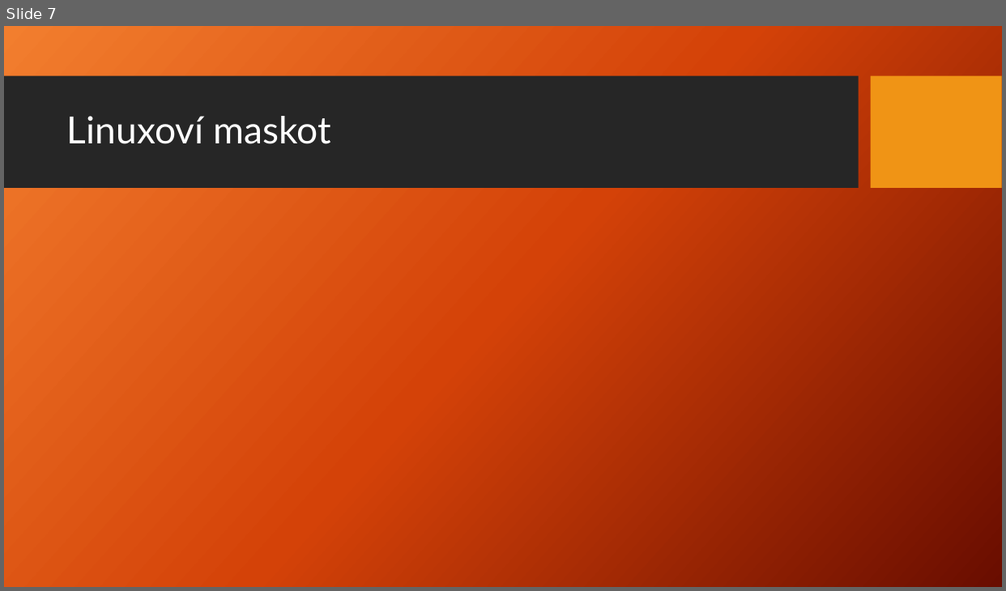
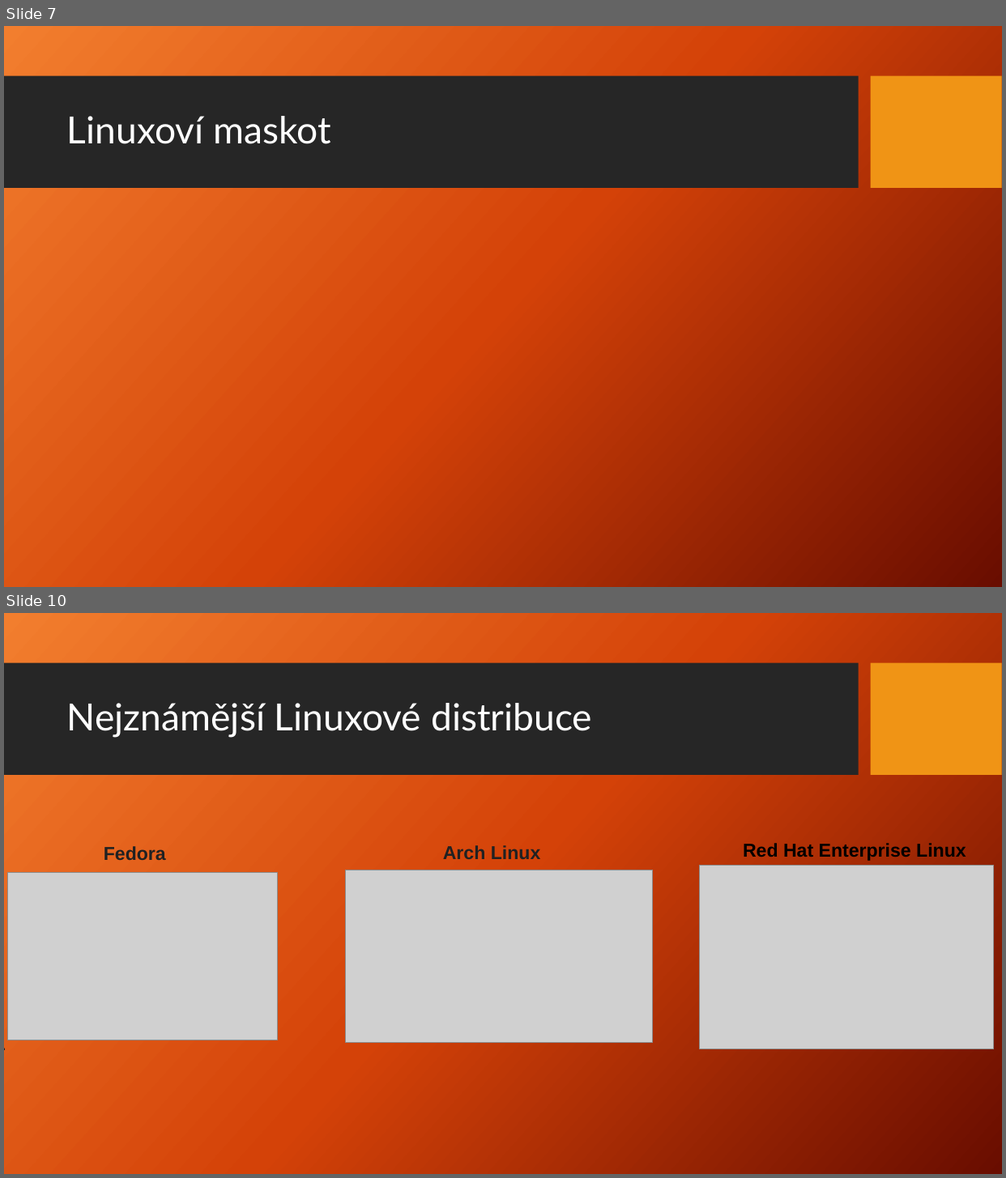
Before and after one commit to Jakub-Benes/Prezentace, a slide deck: Linux.pptx. Shown one above the other, each under a label of ours: slide 7 before the commit, slides 7 and 10 after it; the slides between them are not shown. The pictures are 1006x591 and 1006x1178 pixels, drawn with LibreOffice and Linux fonts; fonts in the diff are those of the drawing; grey boxes stand for pictures; background and template pictures are left out. Boxes give left, top, right and bottom in pixels: in the first picture for what was removed or moved away, otherwise in the second. Text is boxed around its words. In the diff, an @@ line names an element or a change of style, - is before the commit and + after.

```diff
--- a/Linux.pptx
+++ b/Linux.pptx
@@ slide 10 added at (4,613,1002,1174), background picture (left out); not listed: 2 template elements that a slide beside it also shows @@
@@ title added at (67,703,592,738), 36 pt, text #FFFFFF @@
+Nejznámější Linuxové distribuce
@@ text added at (104,846,166,860), 18 pt, text #202122, bold @@
+Fedora
@@ text added at (443,845,541,859), 18 pt, text #202122, bold @@
+Arch Linux
@@ text added at (743,843,966,861), 18 pt, text #000000, bold @@
+Red Hat Enterprise Linux
@@ picture added at (8,873,276,1041) @@
@@ picture added at (346,870,653,1043) @@
@@ picture added at (700,865,995,1050) @@
@@ text added at (4,1029,332,1059), 18 pt, text #202122 @@
+.
```
Also in this commit, not shown: 8 slides changed, 4 other slides added, 1 slide removed.
